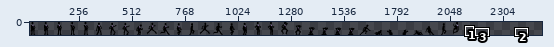
File history of a sprite sheet, static/assets/images/main-character/main-character.png. The first picture is a wide view before the edit; the outline marks the close-up.
Close-up. The starting point:
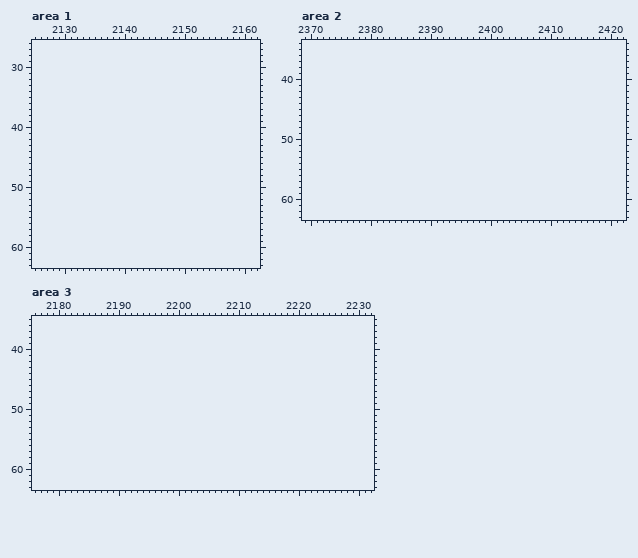
The file is 2112x64 pixels. Colours within 5 levels of each other are drawn and written as one. Shown: area 1: x 2125..2162, y 26..63; area 2: x 2369..2422, y 34..63; area 3: x 2176..2232, y 35..63. The old version is drawn lined up with the new one, on the new canvas. The wide view leaves out empty margins. The commit also changed other parts of the picture, which this record leaves out.
After the commit:
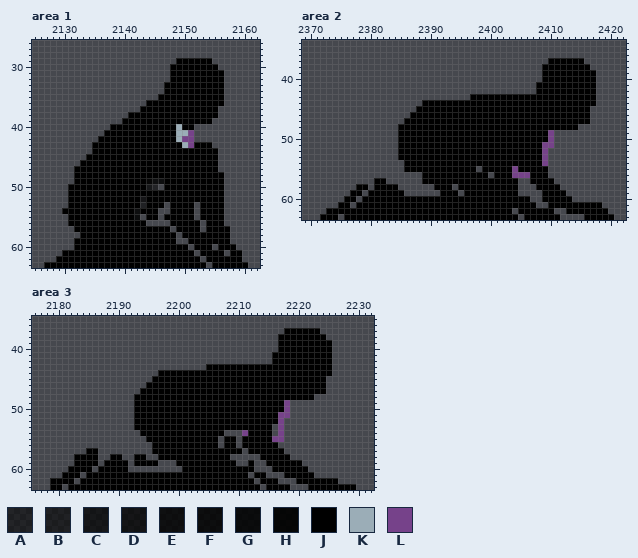
Palette (. is transparent): A #0000007f  B #0000008a  C #000000aa  D #000000b4  E #000000c8  F #000000cf  G #000000d6  H #000000e7  J #000000  K #9badb7  L #76428a
Changes in this commit:
canvas 2112x64 -> 2496x64
Changed rows in their new state; - is an unchanged pixel.
Area 1:
first column x 2127:
29 ----------------------JJJJJJ------
30 ---------------------JJJJJJJJ-----
31 ---------------------JJJJJJJJJ----
32 ---------------------JJJJJJJJJ----
33 --------------------JJJJJJJJJJ----
34 --------------------JJJJJJJJJJ----
35 -------------------JJJJJJJJJJJ----
36 -----------------JJJJJJJJJJJJJ----
37 ----------------JJJJJJJJJJJJJ-----
38 --------------JJJJJJJJJJJJJJJ-----
39 -------------JJJJJJJJJJJJJJJ------
40 -----------JJJJJJJJJJJKJJ---------
41 ----------JJJJJJJJJJJJKKL---------
42 ---------JJJJJJJJJJJJJKLL---------
43 --------JJJJJJJJJJJJJJJKLJJJ------
44 --------JJJJJJJJJJJJJJJJJJJJJ-----
45 -------JJJJJJJJJJJJJJJJJJJJJJ-----
46 ------JJJJJJJJJJJJJJJJJJJJJJJ-----
47 -----JJJJJJJJJJJJJJJJJJJJJJJJ-----
48 -----JJJJJJJJJJJJJJJJJJJJJJJJJ----
49 -----JJJJJJJJJJJJHEFJJJJJJJJJJ----
50 ----JJJJJJJJJJJJJCA-JJJJJJJJJJ----
51 ----JJJJJJJJJJJJJJJJJJJJJJJJJJ----
52 ----JJJJJJJJJJJJDJJJJJJJJJJJJJ----
53 ----JJJJJJJJJJJJBJJJ-JJJJ-JJJJ----
54 ---JJJJJJJJJJJJFJJJ--JJJJ-JJJJ----
55 ----JJJJJJJJJJJG-JJ-JJJJJ-JJJJ----
56 ----JJJJJJJJJJJJJ----JJJJJ-JJJ----
57 -----JJJJJJJJJJJJJJJJ-JJJJ-JJJJ---
58 ------JJJJJJJJJJJJJJJJ-JJJJJJJJ---
59 -----JJJJJJJJJJJJJJJJJ--JJJJJJJ---
60 -----JJJJJJJJJJJJJJJJJJJ-JJJ-JJJ--
61 ---JJJJJJJJJJJJJJJJJJJJJJ-JJJJ-JJ-
62 --JJJJJJJJJJJJJJJJJJJJJJJJ-JJJJJJ-
63 JJJJJJJJJJJJJJJJJJJJJJJJJJJ-JJJJJJ
Area 2:
first column x 2372:
37 --------------------------------------JJJJJJ-----
38 -------------------------------------JJJJJJJJ----
39 -------------------------------------JJJJJJJJJ---
40 -------------------------------------JJJJJJJJJ---
41 ------------------------------------JJJJJJJJJJ---
42 ------------------------------------JJJJJJJJJJ---
43 -------------------------JJJJJJJJJJJJJJJJJJJJJ---
44 -----------------JJJJJJJJJJJJJJJJJJJJJJJJJJJJJ---
45 ----------------JJJJJJJJJJJJJJJJJJJJJJJJJJJJJ----
46 ---------------JJJJJJJJJJJJJJJJJJJJJJJJJJJJJJ----
47 --------------JJJJJJJJJJJJJJJJJJJJJJJJJJJJJJJ----
48 -------------JJJJJJJJJJJJJJJJJJJJJJJJJJJJJJ------
49 -------------JJJJJJJJJJJJJJJJJJJJJJJJJL----------
50 -------------JJJJJJJJJJJJJJJJJJJJJJJJJL----------
51 -------------JJJJJJJJJJJJJJJJJJJJJJJJLL----------
52 -------------JJJJJJJJJJJJJJJJJJJJJJJJL-----------
53 -------------JJJJJJJJJJJJJJJJJJJJJJJJL-----------
54 --------------JJJJJJJJJJJJJJJJJJJJJJJL-----------
55 --------------JJJJJJJJJJJJ-JJJJJLJJJJJ-----------
56 -----------------JJJJJJJJJJJ-JJJLLLJJJ-----------
57 ---------JJ------JJJJJJJJJJJJJJJJ--JJJJ----------
58 ------JJ-JJJJ------JJJ-JJJJJJJJJJ---JJJJ---------
59 -----JJ-JJJJJJ------JJJ-JJJJJJJJJ----JJJJ--------
60 ----JJ-JJJJJJJJJJJJJJJJJJJJJJJJJJJJ--JJJJJ-------
61 ---JJ-JJJJJJJJJJJJJJJJJJJJJJJJJJJJJJ--JJJJJJJJJ--
62 -JJJJJJJJJJJJJJJJJJJJJJJJJJJJJJJ-JJJJJJ--JJJJJJJ-
63 JJJ-JJJJJJJJJJJJJJJJJJJJJJJJJJJJJ-JJJJJJ----JJJJJ
Area 3:
first column x 2179:
37 ---------------------------------------JJJJJJ------
38 --------------------------------------JJJJJJJJ-----
39 --------------------------------------JJJJJJJJJ----
40 --------------------------------------JJJJJJJJJ----
41 -------------------------------------JJJJJJJJJJ----
42 -------------------------------------JJJJJJJJJJ----
43 --------------------------JJJJJJJJJJJJJJJJJJJJJ----
44 ------------------JJJJJJJJJJJJJJJJJJJJJJJJJJJJJ----
45 -----------------JJJJJJJJJJJJJJJJJJJJJJJJJJJJJ-----
46 ----------------JJJJJJJJJJJJJJJJJJJJJJJJJJJJJJ-----
47 ---------------JJJJJJJJJJJJJJJJJJJJJJJJJJJJJJJ-----
48 --------------JJJJJJJJJJJJJJJJJJJJJJJJJJJJJJ-------
49 --------------JJJJJJJJJJJJJJJJJJJJJJJJJL-----------
50 --------------JJJJJJJJJJJJJJJJJJJJJJJJJL-----------
51 --------------JJJJJJJJJJJJJJJJJJJJJJJJLL-----------
52 --------------JJJJJJJJJJJJJJJJJJJJJJJJL------------
53 --------------JJJJJJJJJJJJJJJJJJJJJJJ-L------------
54 ---------------JJJJJJJJJJJJJJ---LJJJJ-L------------
55 ----------------JJJJJJJJJJJJ-JJ-JJJJJLL------------
56 -----------------JJJJJJJJJJJ-JJ-JJJJJJ-------------
57 ------JJ---------JJJJJJJJJJJJJJJ-JJJJJJ------------
58 ----JJJJ--JJ--JJ--JJJJJJJJJJJJ-----JJJJJ-----------
59 ----JJJJ-JJJJ-JJJJ---JJJJJJJJJJ--J--JJJJJJ---------
60 ---JJJJ-JJJJJ---------JJJJJJJJJJJJ---JJJJJJ--------
61 --JJJ-JJJJJJJJJJJJJJJJJJJJJJJJJJJ-JJ---JJJJJ-------
62 JJJJ-JJJJJJJJJJJJJJJJJJJJJJJJJJJJJ-JJJ---JJJJJJJ---
63 JJ-JJJJJJJJJJJJJJJJJJJJJJJJJJJJJJJJ-JJJJ---JJJJJJJJ
Pixel boxes of the changes (left, top, right, bottom) in both close-ups:
added: (44, 58, 248, 268)
added: (320, 58, 614, 220)
added: (50, 328, 356, 490)
